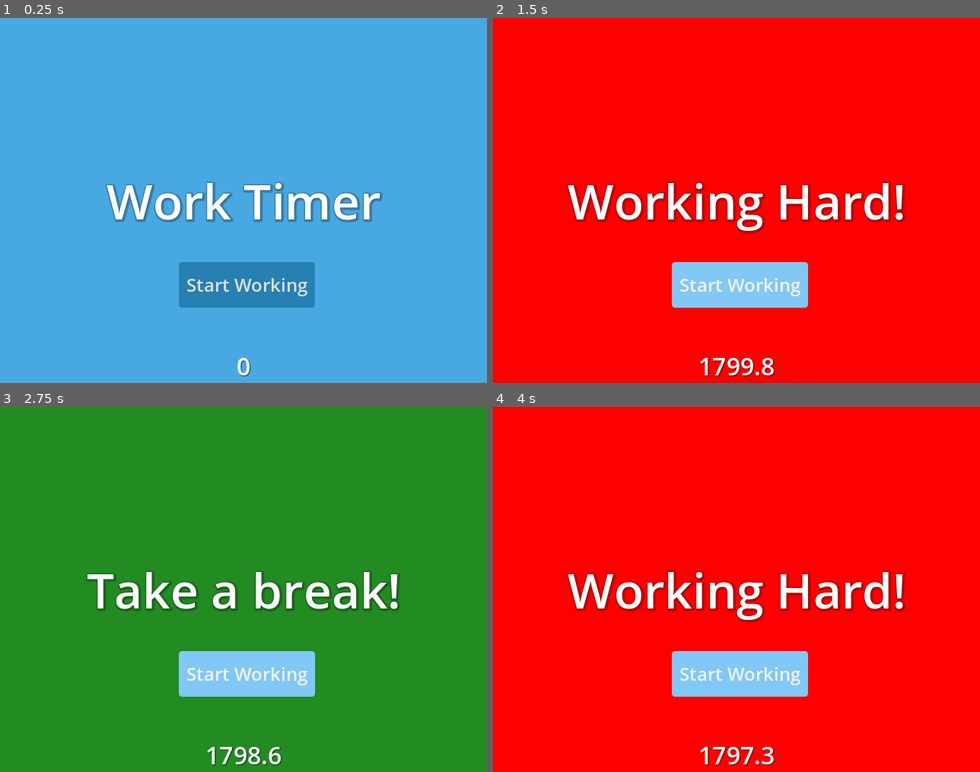
Above: before the commit, frames 1-4 (two rows, left to right).
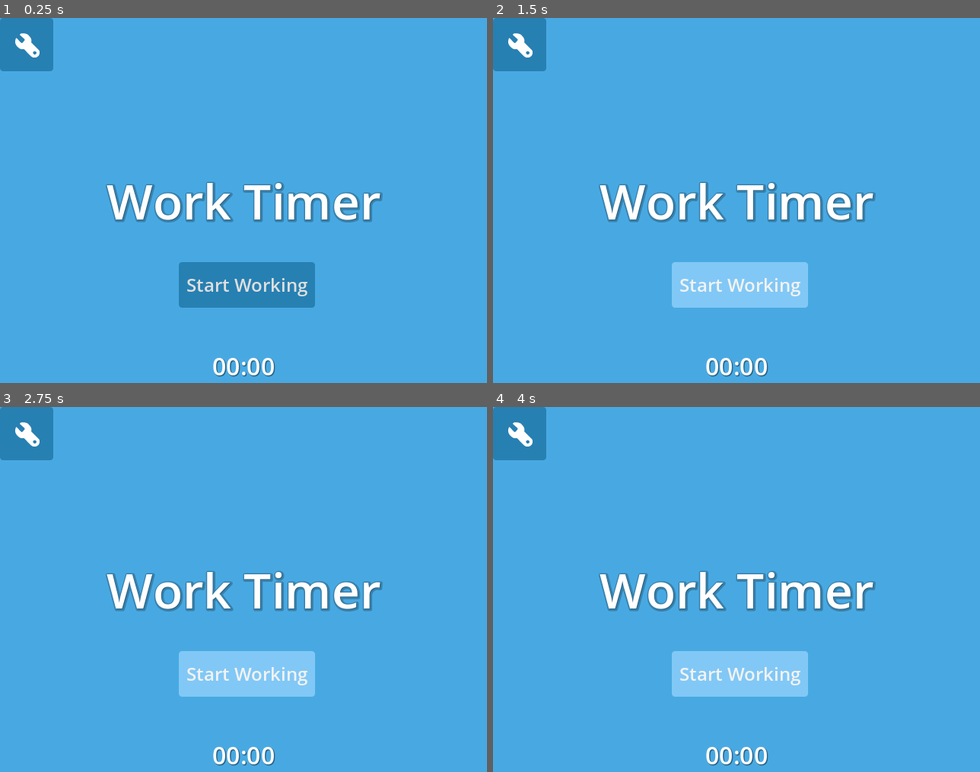
Above: after the commit, the same moments.

Repository: ForlornU/Gomodoro
Game: Godot game, scene res://MainScene.tscn
Two runs of this game, one before a commit and one after it. Both use one fixed random seed, a clock stepped at 60 frames per second and the inputs below.
Inputs (mouse positions are in pixels of both pictures, inside the frame that each line leads up to):
- Up to frame 1 (0.25 s): no input
- Up to frame 2 (1.5 s): click (517, 43) at 0.52 s; click "Start Working" at 1.25 s
- Up to frame 3 (2.75 s): click "Start Working" at 2 s
- Up to frame 4 (4 s): click (517, 432) at 2.77 s; click "Start Working" at 3.5 s

The runs differ from the first frame. In frame 1, 2.0% of the frame differs, in the area x 0-57%, y 0-99%; in frame 2, 96%; in frame 3, 96%; in frame 4, 96%, in the area x 0-100%, y 0-100%.

Commit message:
reshuffle

Diff:
--- /dev/null
+++ b/Assets/MainTheme.tres
@@ -0,0 +1,46 @@
+[gd_resource type="Theme" load_steps=5 format=3 uid="uid://xhh6u6jg61xd"]
+
+[sub_resource type="StyleBoxEmpty" id="StyleBoxEmpty_6mdwd"]
+
+[sub_resource type="StyleBoxFlat" id="StyleBoxFlat_jmoyw"]
+bg_color = Color(0.504067, 0.783031, 0.963202, 1)
+corner_radius_top_left = 4
+corner_radius_top_right = 4
+corner_radius_bottom_right = 4
+corner_radius_bottom_left = 4
+corner_detail = 3
+expand_margin_left = 10.0
+expand_margin_top = 10.0
+expand_margin_right = 10.0
+expand_margin_bottom = 10.0
+
+[sub_resource type="StyleBoxFlat" id="StyleBoxFlat_gemb7"]
+bg_color = Color(0.15255, 0.503309, 0.696748, 1)
+corner_radius_top_left = 4
+corner_radius_top_right = 4
+corner_radius_bottom_right = 4
+corner_radius_bottom_left = 4
+corner_detail = 3
+expand_margin_left = 10.0
+expand_margin_top = 10.0
+expand_margin_right = 10.0
+expand_margin_bottom = 10.0
+
+[sub_resource type="StyleBoxFlat" id="StyleBoxFlat_6kori"]
+bg_color = Color(0.0991511, 0.37702, 0.531302, 1)
+corner_radius_top_left = 4
+corner_radius_top_right = 4
+corner_radius_bottom_right = 4
+corner_radius_bottom_left = 4
+corner_detail = 3
+expand_margin_left = 9.0
+expand_margin_top = 9.0
+expand_margin_right = 9.0
+expand_margin_bottom = 9.0
+
+[resource]
+Button/font_sizes/font_size = 24
+Button/styles/focus = SubResource("StyleBoxEmpty_6mdwd")
+Button/styles/hover = SubResource("StyleBoxFlat_jmoyw")
+Button/styles/normal = SubResource("StyleBoxFlat_gemb7")
+Button/styles/pressed = SubResource("StyleBoxFlat_6kori")
--- a/ButtonLogic.gd
+++ /dev/null
@@ -1,34 +0,0 @@
-extends Control
-
-@onready var status_label: Label = $ColorRect/MainLabel
-@onready var color_rect: ColorRect = $ColorRect
-@onready var timer_label: Label = $ColorRect/TimerLabel
-var timer_active = false
-@onready var timer: Timer = $Timer
-@onready var button: Button = $ColorRect/Button
-
-func _ready() -> void:
-	timer_label.text = "30:00"
-	timer.wait_time = 1800
-
-func _process(delta: float) -> void:
-	timer_label.text = str(snappedf(timer.time_left, 0.1))
-
-func _button_pressed() -> void:
-	if(timer.is_stopped()): #This only happens at start, otherwise its just paused
-		timer.start()
-	switch_state()
-
-func switch_state():
-	timer_active = !timer_active
-	timer.paused = false
-
-	if(timer_active == true):
-		color_rect.color = Color.RED
-		status_label.text = "Working Hard!"
-	else:
-		color_rect.color = Color.FOREST_GREEN
-		status_label.text = "Take a break!"
-
-func _on_timer_timeout() -> void:
-	_button_pressed()
--- a/MainScene.tscn
+++ b/MainScene.tscn
@@ -1,53 +1,10 @@
-[gd_scene load_steps=9 format=3 uid="uid://c5ly7bkm4fbg3"]
+[gd_scene load_steps=6 format=3 uid="uid://c5ly7bkm4fbg3"]
 
-[ext_resource type="Script" path="res://ButtonLogic.gd" id="1_jejwl"]
-[ext_resource type="LabelSettings" uid="uid://dllnu5l76xe7o" path="res://LargeLabel.tres" id="1_x06a6"]
-[ext_resource type="LabelSettings" uid="uid://c7ql4jt5wyol1" path="res://timer_label.tres" id="3_f5d3i"]
-
-[sub_resource type="StyleBoxEmpty" id="StyleBoxEmpty_6mdwd"]
-
-[sub_resource type="StyleBoxFlat" id="StyleBoxFlat_jmoyw"]
-bg_color = Color(0.504067, 0.783031, 0.963202, 1)
-corner_radius_top_left = 4
-corner_radius_top_right = 4
-corner_radius_bottom_right = 4
-corner_radius_bottom_left = 4
-corner_detail = 3
-expand_margin_left = 10.0
-expand_margin_top = 10.0
-expand_margin_right = 10.0
-expand_margin_bottom = 10.0
-
-[sub_resource type="StyleBoxFlat" id="StyleBoxFlat_gemb7"]
-bg_color = Color(0.15255, 0.503309, 0.696748, 1)
-corner_radius_top_left = 4
-corner_radius_top_right = 4
-corner_radius_bottom_right = 4
-corner_radius_bottom_left = 4
-corner_detail = 3
-expand_margin_left = 10.0
-expand_margin_top = 10.0
-expand_margin_right = 10.0
-expand_margin_bottom = 10.0
-
-[sub_resource type="StyleBoxFlat" id="StyleBoxFlat_6kori"]
-bg_color = Color(0.0991511, 0.37702, 0.531302, 1)
-corner_radius_top_left = 4
-corner_radius_top_right = 4
-corner_radius_bottom_right = 4
-corner_radius_bottom_left = 4
-corner_detail = 3
-expand_margin_left = 9.0
-expand_margin_top = 9.0
-expand_margin_right = 9.0
-expand_margin_bottom = 9.0
-
-[sub_resource type="Theme" id="Theme_s8gf5"]
-Button/font_sizes/font_size = 24
-Button/styles/focus = SubResource("StyleBoxEmpty_6mdwd")
-Button/styles/hover = SubResource("StyleBoxFlat_jmoyw")
-Button/styles/normal = SubResource("StyleBoxFlat_gemb7")
-Button/styles/pressed = SubResource("StyleBoxFlat_6kori")
+[ext_resource type="Script" path="res://Scripts/ButtonLogic.gd" id="1_jejwl"]
+[ext_resource type="LabelSettings" uid="uid://dllnu5l76xe7o" path="res://Assets/LargeLabel.tres" id="1_x06a6"]
+[ext_resource type="LabelSettings" uid="uid://c7ql4jt5wyol1" path="res://Assets/timer_label.tres" id="3_f5d3i"]
+[ext_resource type="Theme" uid="uid://xhh6u6jg61xd" path="res://Assets/MainTheme.tres" id="3_pm7a3"]
+[ext_resource type="Texture2D" uid="uid://bp5r22spjv14f" path="res://Assets/wrench.png" id="4_fogco"]
 
 [node name="Control" type="Control"]
 layout_mode = 3
@@ -97,7 +54,7 @@
 offset_bottom = 131.0
 grow_horizontal = 2
 grow_vertical = 2
-theme = SubResource("Theme_s8gf5")
+theme = ExtResource("3_pm7a3")
 text = "Start Working"
 
 [node name="TimerLabel" type="Label" parent="ColorRect"]
@@ -116,6 +73,15 @@
 label_settings = ExtResource("3_f5d3i")
 horizontal_alignment = 1
 
+[node name="Button2" type="Button" parent="ColorRect"]
+layout_mode = 1
+offset_left = 10.0
+offset_top = 10.0
+offset_right = 60.0
+offset_bottom = 60.0
+theme = ExtResource("3_pm7a3")
+icon = ExtResource("4_fogco")
+
 [node name="Timer" type="Timer" parent="."]
 
 [connection signal="pressed" from="ColorRect/Button" to="." method="_button_pressed"]
--- a/icon.svg
+++ /dev/null
@@ -1 +0,0 @@
-<svg xmlns="http://www.w3.org/2000/svg" width="128" height="128"><rect width="124" height="124" x="2" y="2" fill="#363d52" stroke="#212532" stroke-width="4" rx="14"/><g fill="#fff" transform="translate(12.322 12.322)scale(.101)"><path d="M105 673v33q407 354 814 0v-33z"/><path fill="#478cbf" d="m105 673 152 14q12 1 15 14l4 67 132 10 8-61q2-11 15-15h162q13 4 15 15l8 61 132-10 4-67q3-13 15-14l152-14V427q30-39 56-81-35-59-83-108-43 20-82 47-40-37-88-64 7-51 8-102-59-28-123-42-26 43-46 89-49-7-98 0-20-46-46-89-64 14-123 42 1 51 8 102-48 27-88 64-39-27-82-47-48 49-83 108 26 42 56 81zm0 33v39c0 276 813 276 814 0v-39l-134 12-5 69q-2 10-14 13l-162 11q-12 0-16-11l-10-65H446l-10 65q-4 11-16 11l-162-11q-12-3-14-13l-5-69z"/><path d="M483 600c0 34 58 34 58 0v-86c0-34-58-34-58 0z"/><circle cx="725" cy="526" r="90"/><circle cx="299" cy="526" r="90"/></g><g fill="#414042" transform="translate(12.322 12.322)scale(.101)"><circle cx="307" cy="532" r="60"/><circle cx="717" cy="532" r="60"/></g></svg>
--- a/project.godot
+++ b/project.godot
@@ -13,7 +13,6 @@
 config/name="WorkTimer"
 run/main_scene="res://MainScene.tscn"
 config/features=PackedStringArray("4.3", "GL Compatibility")
-config/icon="res://icon.svg"
 
 [display]
 
Renamed: LargeLabel.tres -> Assets/LargeLabel.tres
Renamed: timer_label.tres -> Assets/timer_label.tres
Not shown, removed: icon.svg.import
